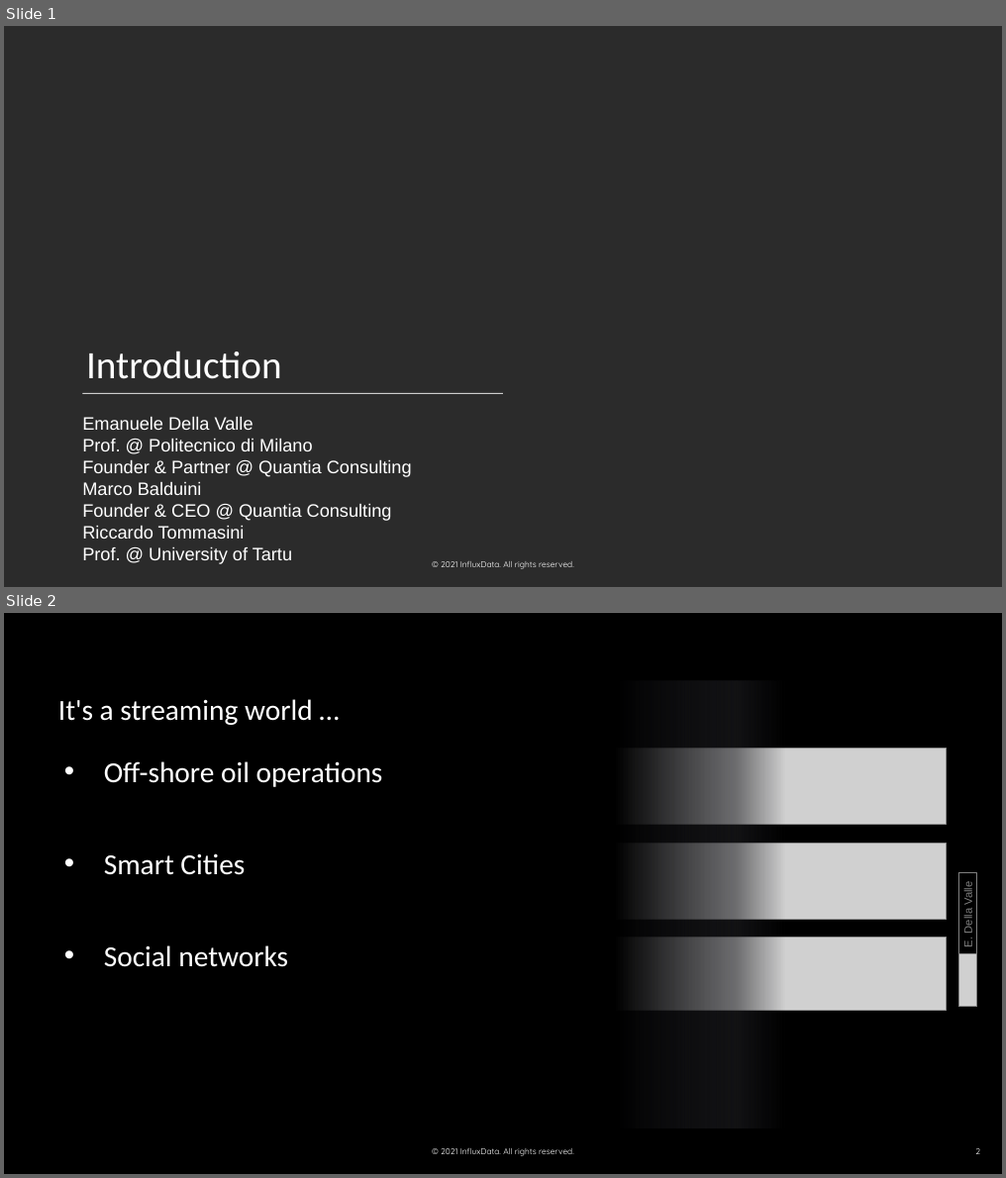
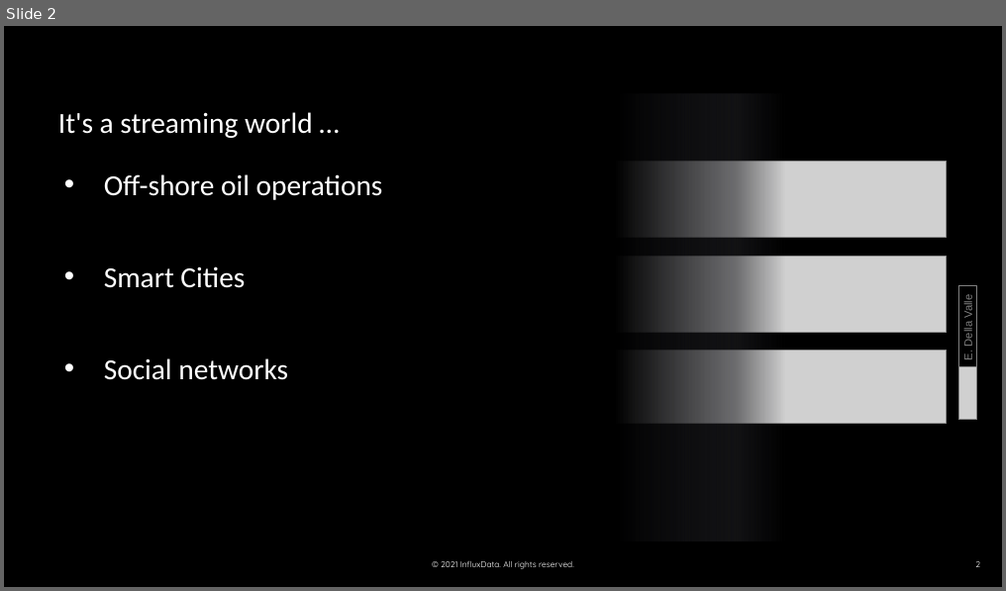
Before and after one commit to influxdata/influxdb-university, a slide deck: Training-material/day 1/01_motivation.pptx. Shown one above the other, each under a label of ours: slides 1 and 2 before the commit, slide 2 after it. The pictures are 1006x1178 and 1006x591 pixels, drawn with LibreOffice and Linux fonts; fonts in the diff are those of the drawing; grey boxes stand for pictures; background and template pictures are left out; a plain dark background stands for a picture behind light text. Boxes give left, top, right and bottom in pixels: in the first picture for what was removed or moved away, otherwise in the second. Text is boxed around its words. In the diff, an @@ line names an element or a change of style, - is before the commit and + after.

```diff
--- a/Training-material/day 1/01_motivation.pptx
+++ b/Training-material/day 1/01_motivation.pptx
@@ slide 1 removed at <box>4,26,1002,587</box>, background picture (left out); not listed: 1 template element that a slide beside it also shows @@
@@ title removed at <box>86,351,281,379</box> @@
-Introduction
@@ line removed from (83, 393) to (503, 393) @@
@@ line removed from (83, 393) to (503, 393) @@
@@ text removed at <box>82,416,412,565</box> @@
-Emanuele Della Valle
-Prof. @ Politecnico di Milano
-Founder & Partner @ Quantia Consulting
-Marco Balduini
-Founder & CEO @ Quantia Consulting
-Riccardo Tommasini
-Prof. @ University of Tartu
```
Also in this commit, not shown: 5 slides changed, 2 slides added, 1 other slide removed, 21 other files.
